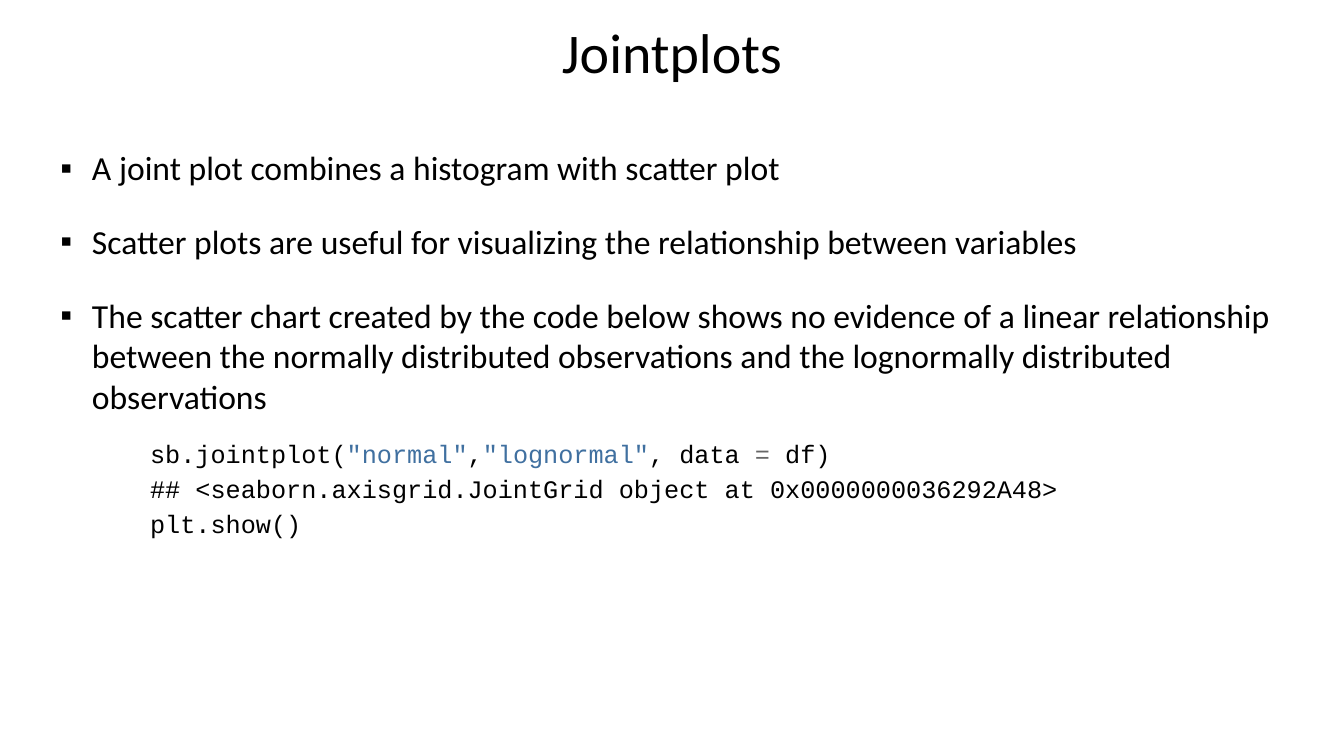
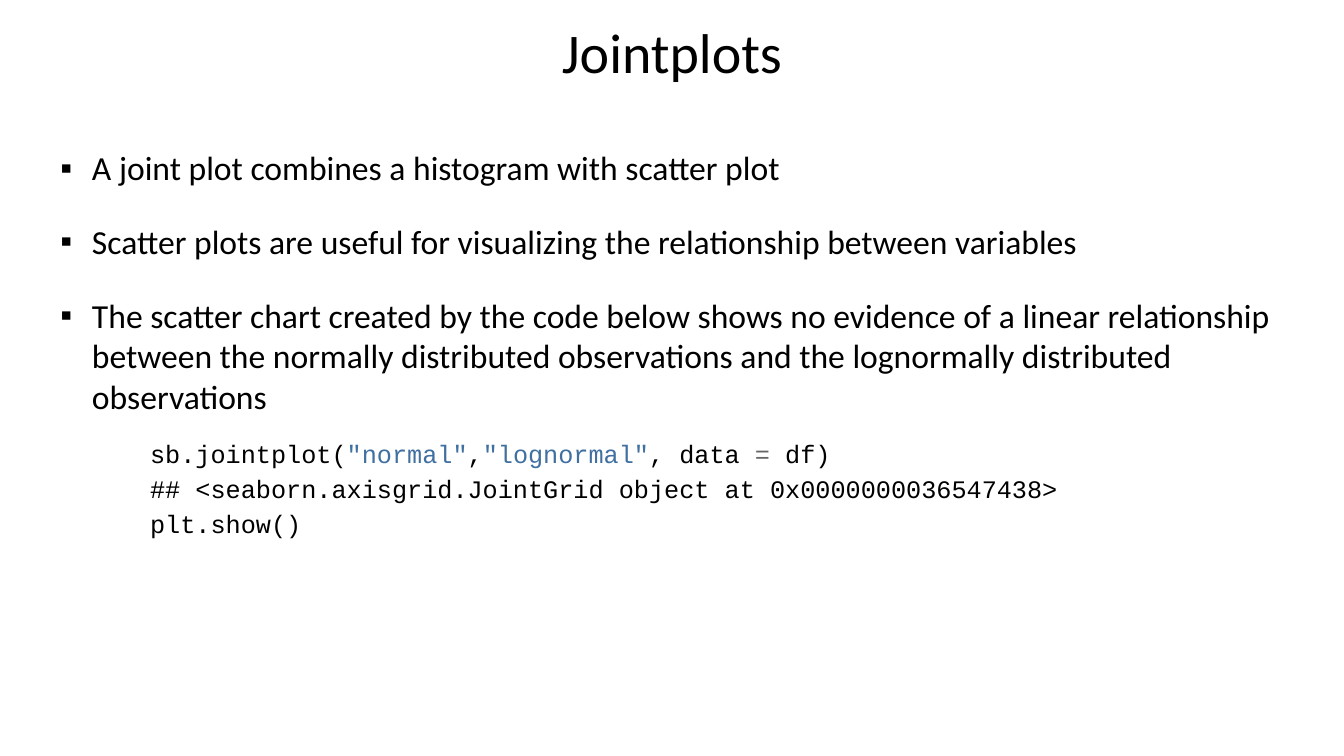
Before and after one commit to python-tutor/DASC500, a slide deck: slide 30 of descriptive_statistics/descriptive_stats.pptx. Drawn at 1344x756 pixels with LibreOffice and Linux fonts; fonts in the diff are those of the drawing. Boxes give left, top, right and bottom in pixels: in the first picture for what was removed or moved away, otherwise in the second. Text is boxed around its words. In the diff, an @@ line names an element or a change of style, - is before the commit and + after.

```diff
--- a/descriptive_statistics/descriptive_stats.pptx
+++ b/descriptive_statistics/descriptive_stats.pptx
@@ text at box(195, 479, 1057, 504): text changed @@
-## <seaborn.axisgrid.JointGrid object at 0x0000000036292A48>
+## <seaborn.axisgrid.JointGrid object at 0x0000000036547438>
```
Also in this commit, not shown: 8 other slides changed, 1 slide removed.
